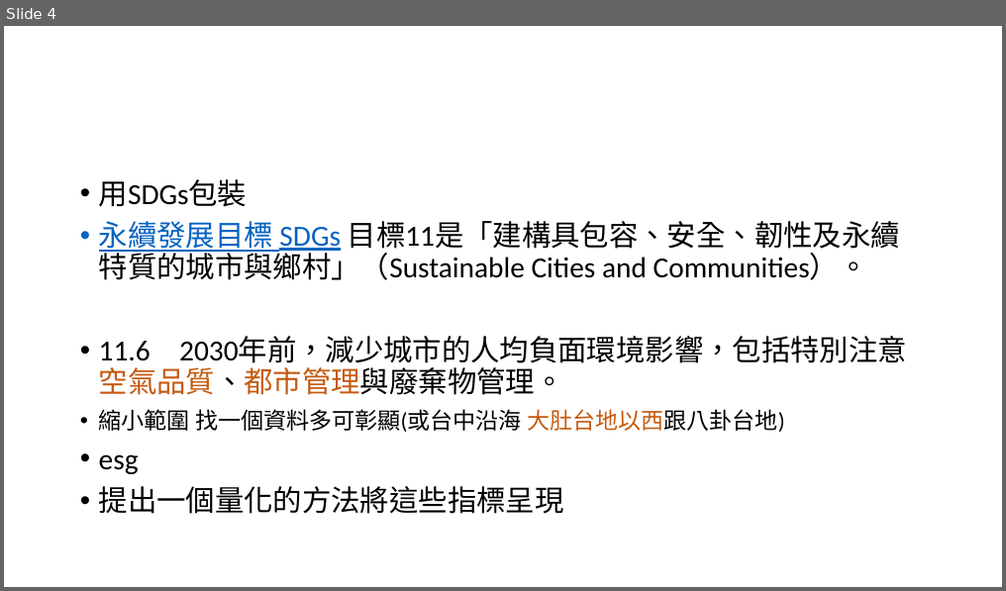
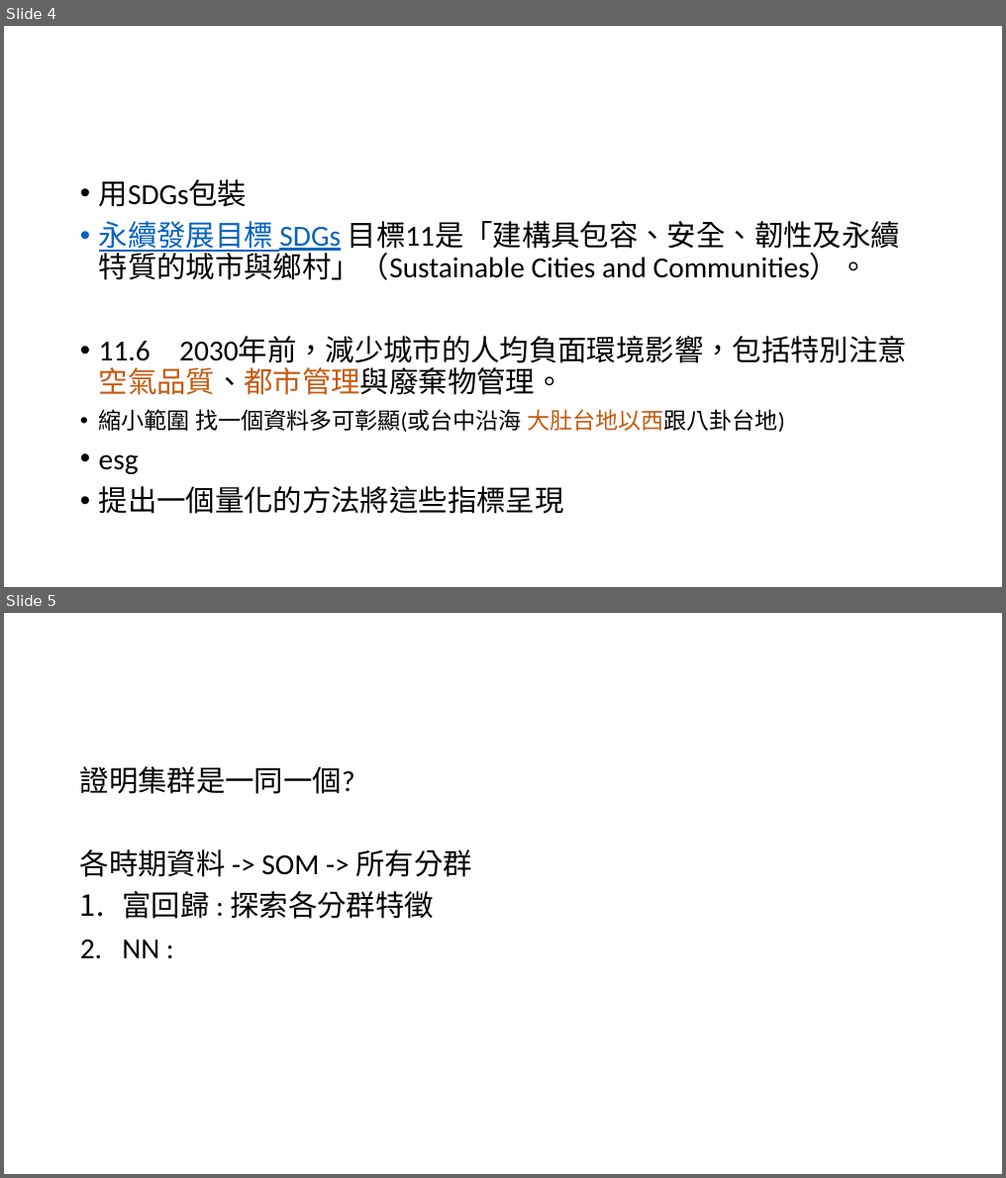
Before and after one commit to hahaIrene/master-thesis, a slide deck: 問題.pptx. Shown one above the other, each under a label of ours: slide 4 before the commit, slides 4 and 5 after it. The pictures are 1006x591 and 1006x1178 pixels, drawn with LibreOffice and Linux fonts; fonts in the diff are those of the drawing. Boxes give left, top, right and bottom in pixels: in the first picture for what was removed or moved away, otherwise in the second. Text is boxed around its words. In the diff, an @@ line names an element or a change of style, - is before the commit and + after.

```diff
--- a/問題.pptx
+++ b/問題.pptx
@@ slide 5 added at [4, 613, 1002, 1174], background #FFFFFF @@
@@ text added at [80, 766, 471, 959], 28 pt, text #000000 @@
+證明集群是一同一個?
+各時期資料 -> SOM -> 所有分群
+1. 富回歸 : 探索各分群特徵
+2. NN :
```
Also in this commit, not shown: 27 other files.
